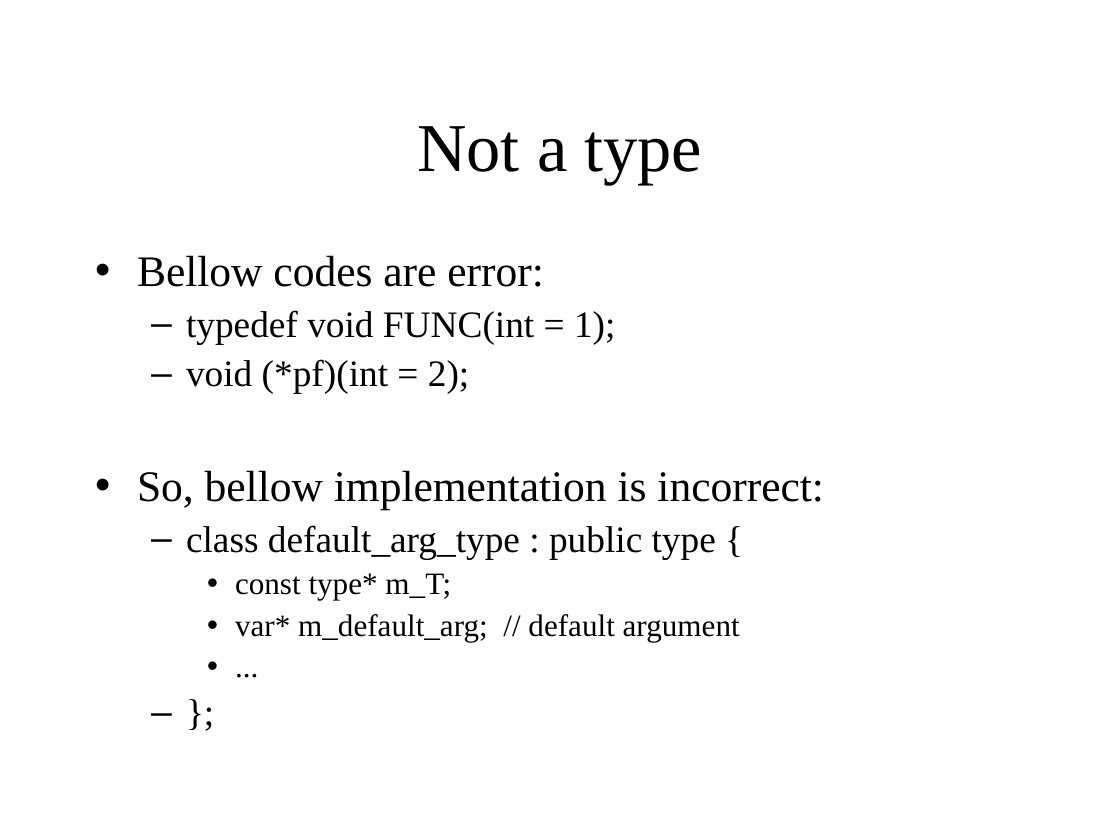
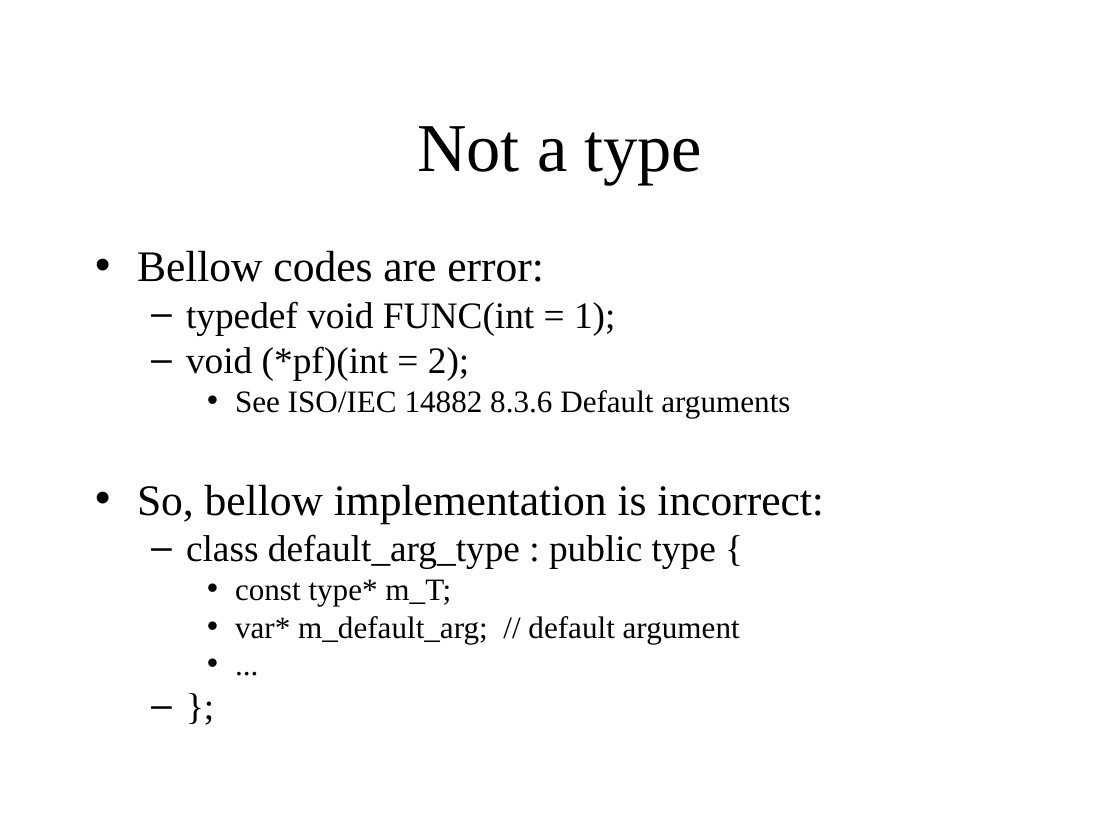
Before and after one commit to KeiHasegawa/cxx_doc, a slide deck: slide 2 of 09_default_argument_e.ppt. Drawn at 1120x840 pixels with LibreOffice and Linux fonts; fonts in the diff are those of the drawing. Boxes give left, top, right and bottom in pixels: in the first picture for what was removed or moved away, otherwise in the second. Text is boxed around its words. In the diff, an @@ line names an element or a change of style, - is before the commit and + after.

```diff
--- a/09_default_argument_e.ppt
+++ b/09_default_argument_e.ppt
@@ text at bbox=[137, 250, 824, 643]: line spacing 0.9 to 0.8 @@
@@ text at bbox=[235, 390, 790, 418]: paragraph added @@
+    • See ISO/IEC 14882 8.3.6 Default arguments
```
Also in this commit, not shown: 2 other slides changed, 3 other files.
